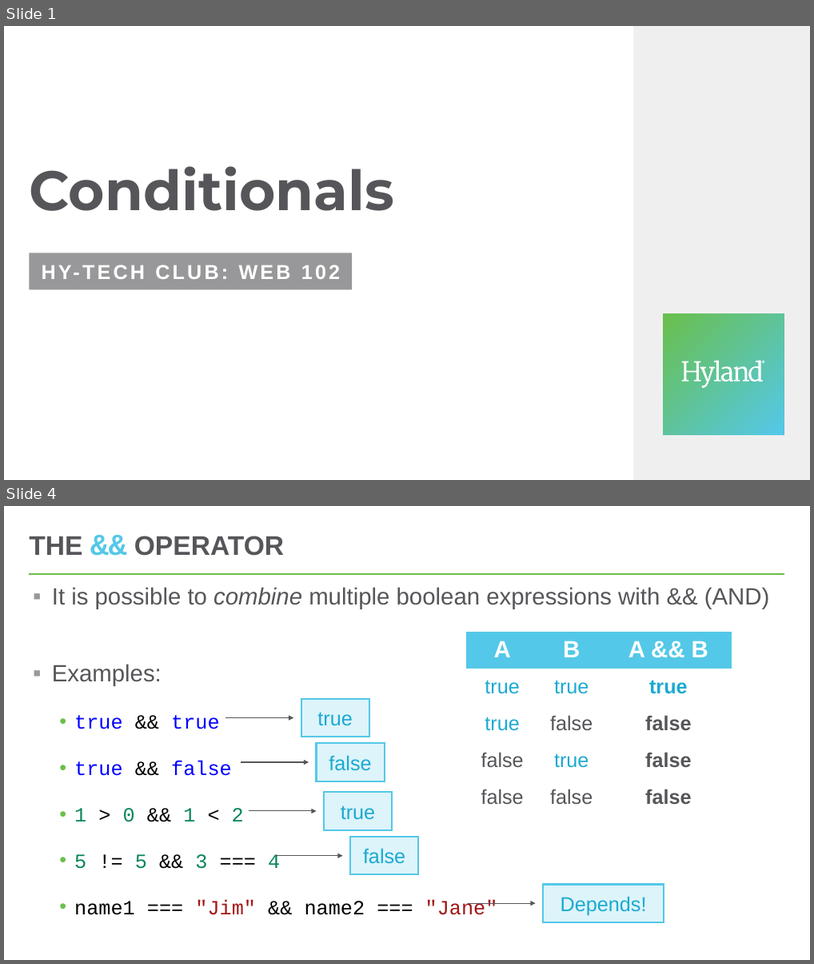
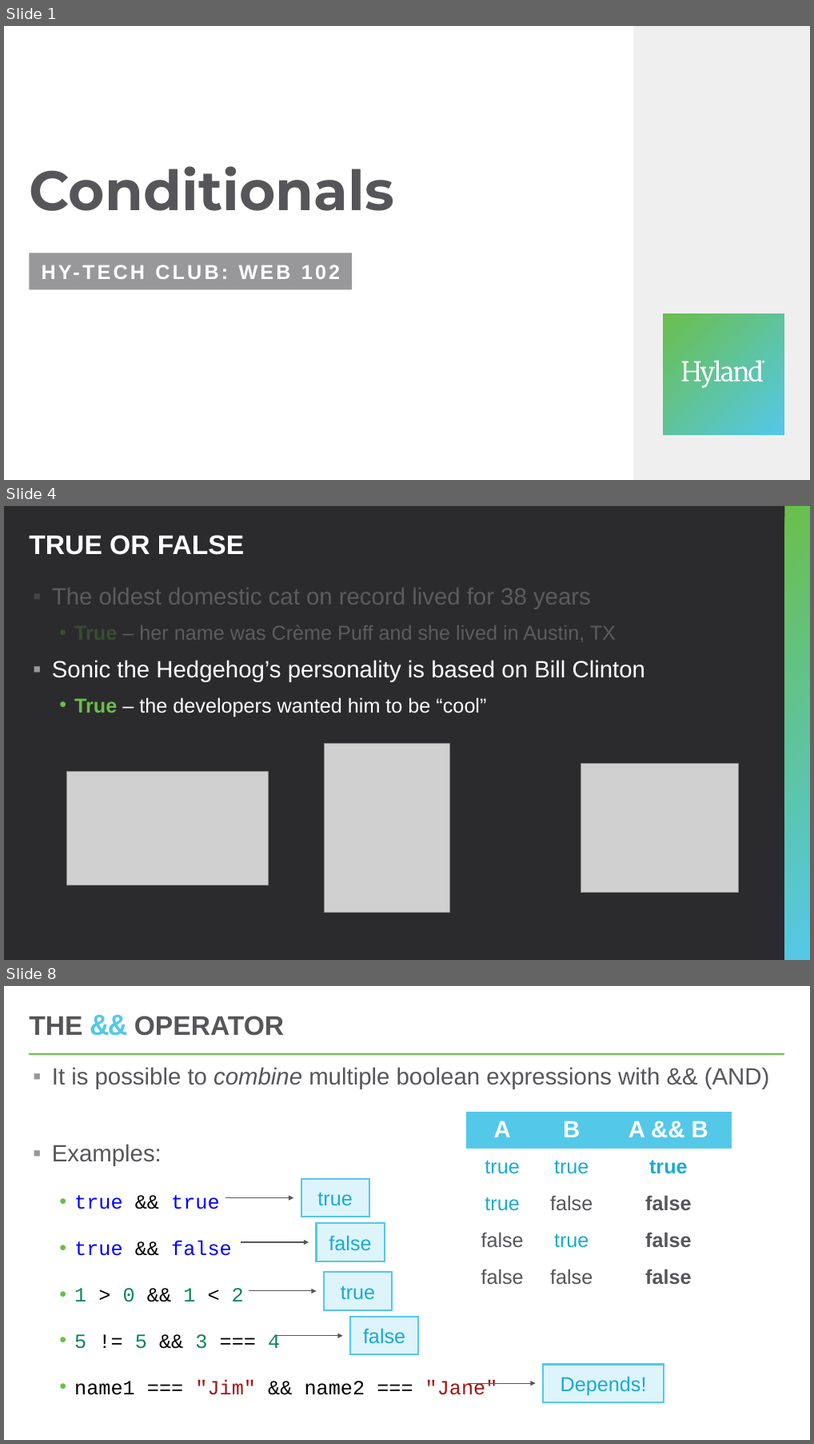
Before and after one commit to hytechclub/web-102, a slide deck: Week05/Conditionals.pptx. Shown one above the other, each under a label of ours: slides 1 and 4 before the commit, slides 1, 4 and 8 after it; the slides between them are not shown. The pictures are 814x964 and 814x1444 pixels, drawn with LibreOffice and Linux fonts; fonts in the diff are those of the drawing; grey boxes stand for pictures. Boxes give left, top, right and bottom in pixels: in the first picture for what was removed or moved away, otherwise in the second. Text is boxed around its words. In the diff, an @@ line names an element or a change of style, - is before the commit and + after.

```diff
--- a/Week05/Conditionals.pptx
+++ b/Week05/Conditionals.pptx
@@ slide 4 added at [4,506,810,960], background #2B2B2D @@
@@ rectangle added at [786,506,810,960], fill gradient #6ABF4B to #54C8E8 @@
@@ title added at [29,535,244,555], 32 pt, text #FFFFFF, bold @@
+TRUE OR FALSE
@@ rectangle added at [30,582,718,649], fill #2B2B2D at 77% opacity @@
@@ text added at [52,588,646,717], 28 pt, text #FFFFFF @@
+▪ The oldest domestic cat on record lived for 38 years
+  • True – her name was Crème Puff and she lived in Austin, TX
+▪ Sonic the Hedgehog’s personality is based on Bill Clinton
+  • True – the developers wanted him to be “cool”
@@ picture added at [324,744,450,912] @@
@@ picture added at [581,763,738,892] @@
@@ picture added at [67,771,268,884] @@
@@ what was slide 4 is now slide 8 @@
```
Also in this commit, not shown: 4 slides changed, 5 other slides added, 1 other file.
